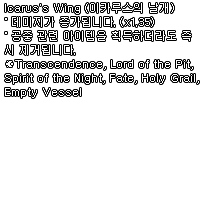
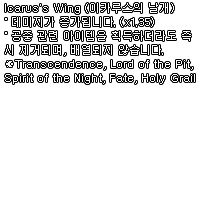
Revision of a layered (200, 200) image; what changed, layer by layer:
painted on "Icarus's Wing (이카루스의 날개) ˚ 데미지가 증가됩니다. (x1.35) ˚ 공중 관련 아이템을 획득하" over bbox(5, 45, 199, 98)
